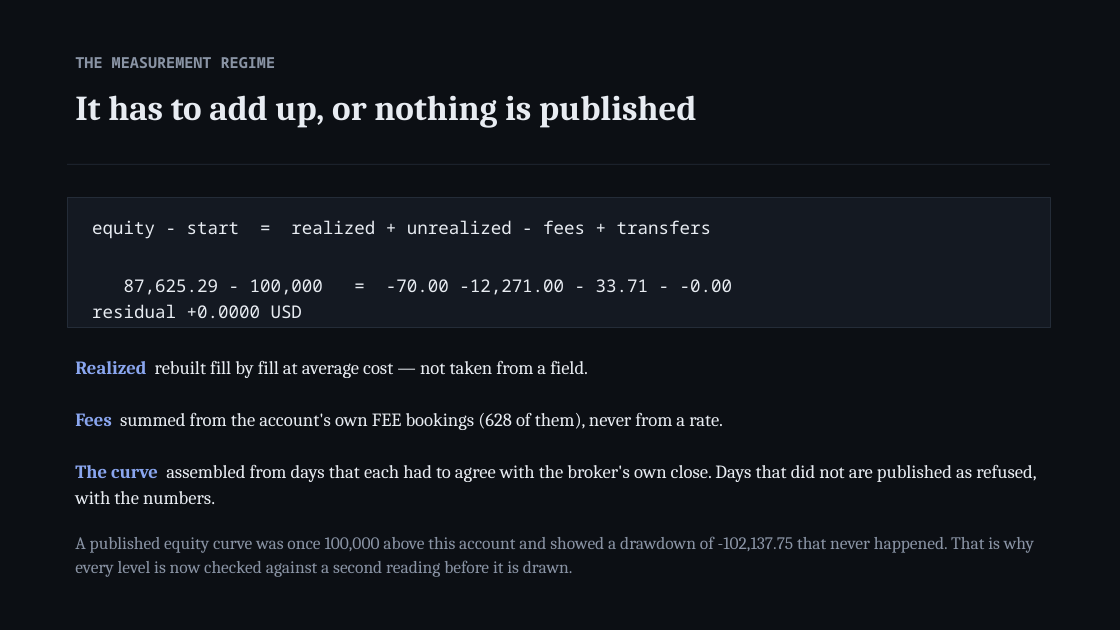
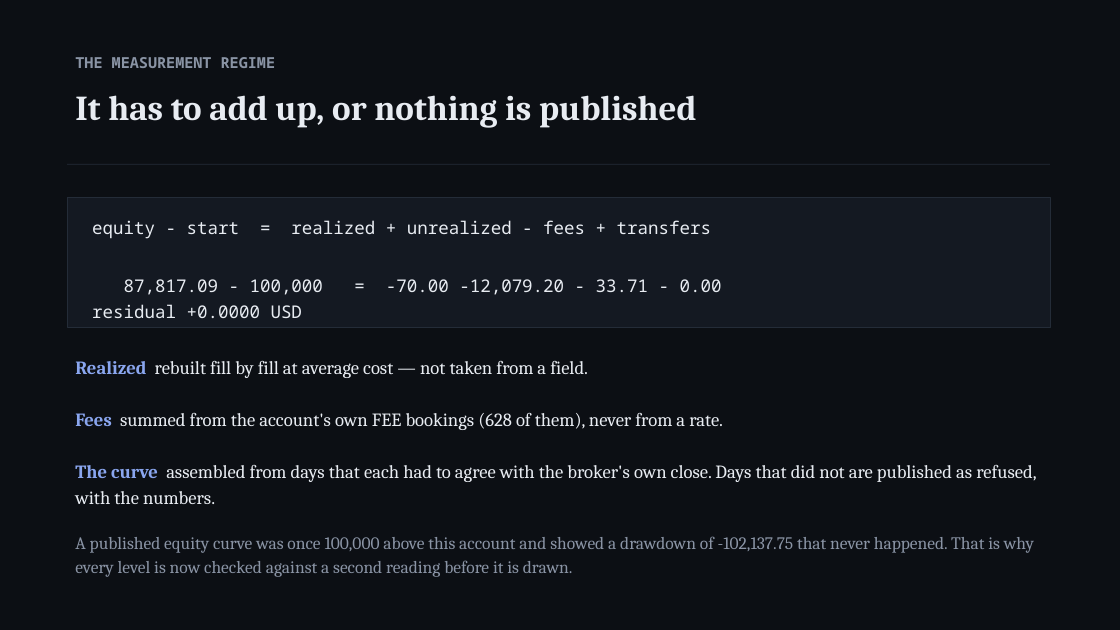
Before and after one commit to Hanky27/KangarooOptions, a slide deck: slide 7 of docs/deck.pptx. Drawn at 1120x630 pixels with LibreOffice and Linux fonts; fonts in the diff are those of the drawing. Boxes give left, top, right and bottom in pixels: in the first picture for what was removed or moved away, otherwise in the second. Text is boxed around its words. In the diff, an @@ line names an element or a change of style, - is before the commit and + after.

```diff
--- a/docs/deck.pptx
+++ b/docs/deck.pptx
@@ text at (x1=124, y1=279, x2=722, y2=295): text changed @@
-87,625.29 - 100,000 = -70.00 -12,271.00 - 33.71 - -0.00
+87,817.09 - 100,000 = -70.00 -12,079.20 - 33.71 - 0.00
```
Also in this commit, not shown: 3 other slides changed, 1 other file.
